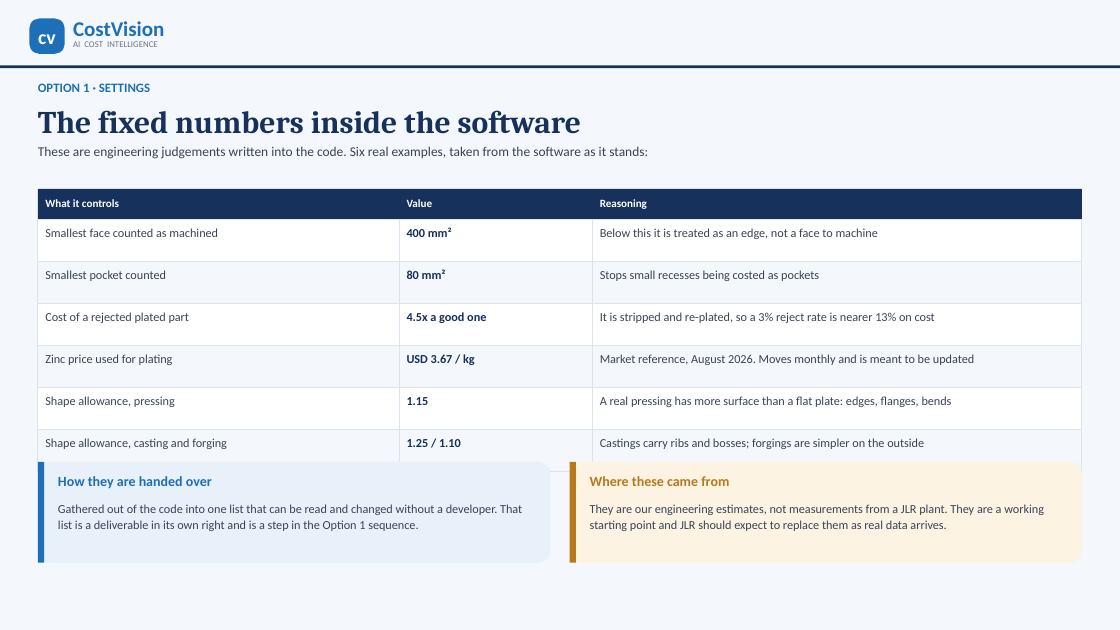
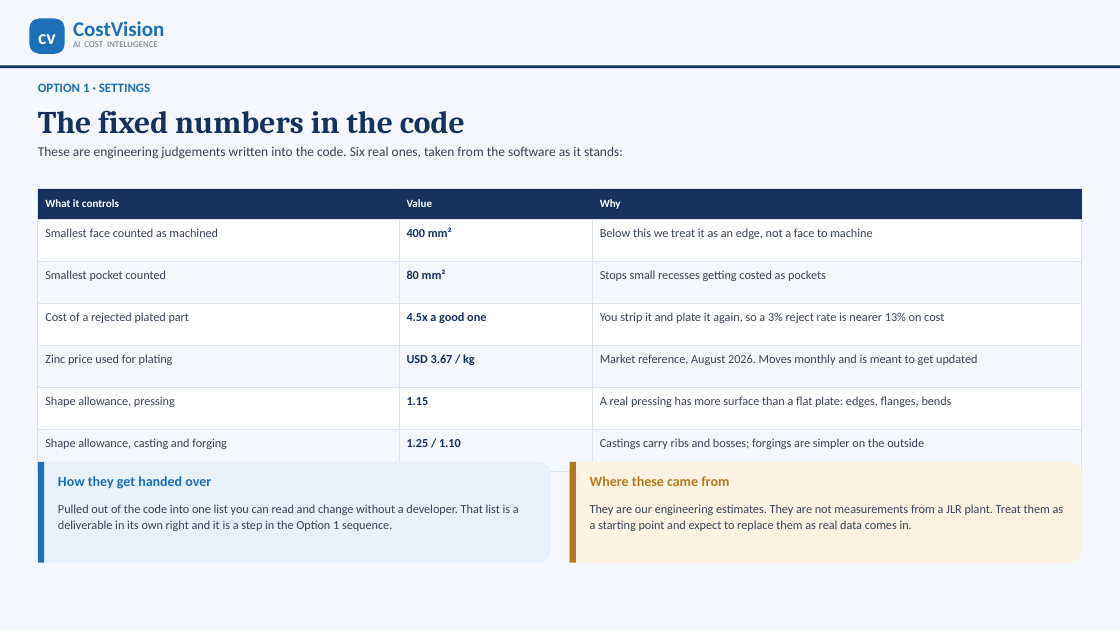
Before and after one commit to bhosaleavinash546/leamington-marathi, a slide deck: slide 11 of CostVision-CAPEE-Implementation-Options.pptx (slide 8 before the commit). Drawn at 1120x630 pixels with LibreOffice and Linux fonts; fonts in the diff are those of the drawing. Boxes give left, top, right and bottom in pixels: in the first picture for what was removed or moved away, otherwise in the second. Text is boxed around its words. In the diff, an @@ line names an element or a change of style, - is before the commit and + after.

```diff
--- a/CostVision-CAPEE-Implementation-Options.pptx
+++ b/CostVision-CAPEE-Implementation-Options.pptx
@@ text at [38,110,465,134]: text changed @@
-The fixed numbers inside the software
+The fixed numbers in the code
@@ text at [38,146,623,159]: text changed @@
-These are engineering judgements written into the code. Six real examples, taken from the software as it stands:
+These are engineering judgements written into the code. Six real ones, taken from the software as it stands:
@@ text at [600,199,621,209]: text changed @@
-Reasoning
+Why
@@ text at [600,228,872,239]: text changed @@
-Below this it is treated as an edge, not a face to machine
+Below this we treat it as an edge, not a face to machine
@@ text at [600,270,826,281]: text changed @@
-Stops small recesses being costed as pockets
+Stops small recesses getting costed as pockets
@@ text at [600,312,944,323]: text changed @@
-It is stripped and re-plated, so a 3% reject rate is nearer 13% on cost
+You strip it and plate it again, so a 3% reject rate is nearer 13% on cost
@@ text at [600,354,977,365]: text changed @@
-Market reference, August 2026. Moves monthly and is meant to be updated
+Market reference, August 2026. Moves monthly and is meant to get updated
@@ text at [58,476,211,489]: text changed @@
-How they are handed over
+How they get handed over
@@ text at [58,504,519,531]: text changed @@
-Gathered out of the code into one list that can be read and changed without a developer. That list is a deliverable in its own right and is a step in the Option 1 sequence.
+Pulled out of the code into one list you can read and change without a developer. That list is a deliverable in its own right and it is a step in the Option 1 sequence.
@@ text at [590,504,1064,531]: text changed @@
-They are our engineering estimates, not measurements from a JLR plant. They are a working starting point and JLR should expect to replace them as real data arrives.
+They are our engineering estimates. They are not measurements from a JLR plant. Treat them as a starting point and expect to replace them as real data comes in.
```
Also in this commit, not shown: 18 other slides changed, 1 other file.
